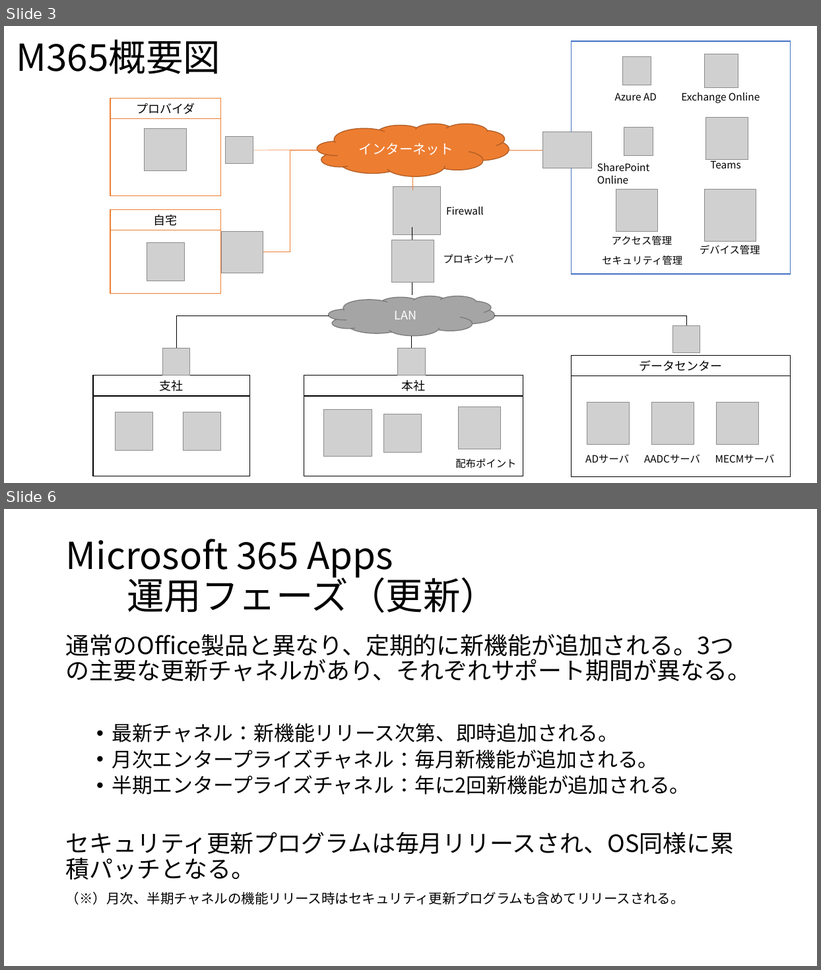
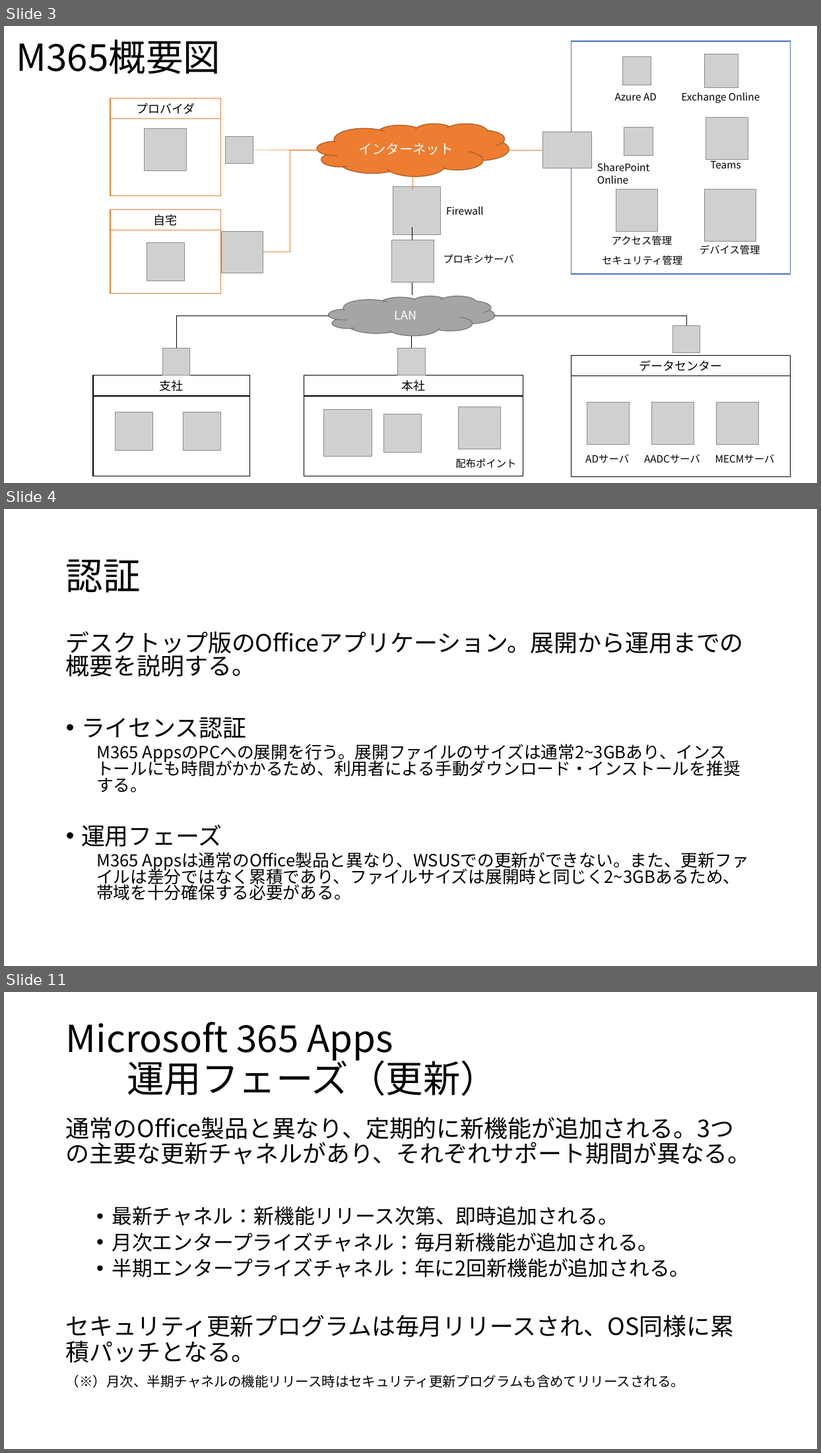
Before and after one commit to satoki-shiro/Sharing, a slide deck: M365アーキテクチャ勉強会.pptx. Shown one above the other, each under a label of ours: slides 3 and 6 before the commit, slides 3, 4 and 11 after it; the slides between them are not shown. The pictures are 821x970 and 821x1453 pixels, drawn with LibreOffice and Linux fonts; fonts in the diff are those of the drawing; grey boxes stand for pictures. Boxes give left, top, right and bottom in pixels: in the first picture for what was removed or moved away, otherwise in the second. Text is boxed around its words. In the diff, an @@ line names an element or a change of style, - is before the commit and + after.

```diff
--- a/M365アーキテクチャ勉強会.pptx
+++ b/M365アーキテクチャ勉強会.pptx
@@ slide 4 added at <box>4,509,817,966</box>, background #FFFFFF @@
@@ title added at <box>66,559,141,593</box>, 44 pt, text #000000 @@
+認証
@@ text added at <box>66,631,749,900</box>, 20 pt, text #000000 @@
+デスクトップ版のOfficeアプリケーション。展開から運用までの概要を説明する。
+• ライセンス認証
+  M365 AppsのPCへの展開を行う。展開ファイルのサイズは通常2~3GBあり、インストールにも時間がかかるため、利用者による手動ダウンロード・インストールを推奨する。
+• 運用フェーズ
+  M365 Appsは通常のOffice製品と異なり、WSUSでの更新ができない。また、更新ファイルは差分ではなく累積であり、ファイルサイズは展開時と同じく2~3GBあるため、帯域を十分確保する必要がある。
@@ what was slide 6 is now slide 11 @@
```
Also in this commit, not shown: 3 slides changed, 5 other slides added, 1 other file.
